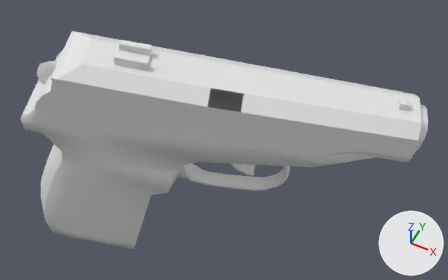
The OBJ model Vertex_Animation_Compiler/Assets/Makarov_Pistol_Draw44.obj as it was, and as the next commit left it.
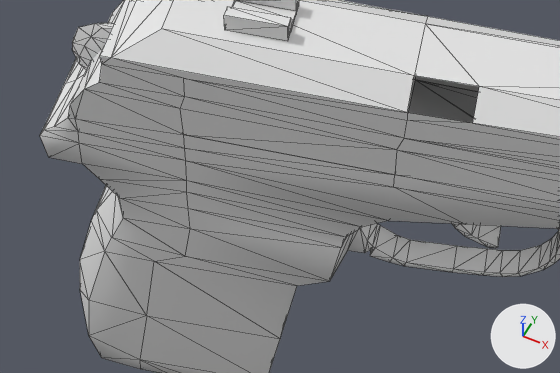
Each version is shown whole from a 50 mm lens placed at (0.4751, -0.1665, 0.0874), pointed at (0.3966, -0.0095, -0.1088), then close up on the part from 0% to 64% of the width and 18% to 86% of the height. Lighting does not change. The marker at lower right points along +X, +Y and +Z. The close-ups show mesh edges as thin lines. Where no turn or scale is listed for an object, it has been applied to the vertices.

The older version as bpy lines, for what is in view:
```python
me_rest_of_the_gun_sphere = bpy.data.meshes.new('Rest_of_the_gun_Sphere')
me_rest_of_the_gun_sphere.from_pydata(...)  # 272 vertices, 519 faces; spans x 0.316..0.473, y -0.054..0.013, z -0.175..-0.068
me_top_slider_001_sphere_002 = bpy.data.meshes.new('Top_Slider.001_Sphere.002')
me_top_slider_001_sphere_002.from_pydata(...)  # 31 vertices, 42 faces, 1 loose edge; spans x 0.3324..0.3481, y -0.0517..-0.0278, z -0.0788..-0.0637
me_top_slider_sphere_001 = bpy.data.meshes.new('Top_Slider_Sphere.001')
me_top_slider_sphere_001.from_pydata(...)  # 127 vertices, 227 faces; spans x 0.331..0.4718, y -0.0521..0.0152, z -0.0929..-0.0544
ob_rest_of_the_gun_sphere = bpy.data.objects.new('Rest_of_the_gun_Sphere', me_rest_of_the_gun_sphere)
ob_rest_of_the_gun_sphere.location = (0.0, 0.0, 0.0)
ob_top_slider_001_sphere_002 = bpy.data.objects.new('Top_Slider.001_Sphere.002', me_top_slider_001_sphere_002)
ob_top_slider_001_sphere_002.location = (0.0, 0.0, 0.0)
ob_top_slider_sphere_001 = bpy.data.objects.new('Top_Slider_Sphere.001', me_top_slider_sphere_001)
ob_top_slider_sphere_001.location = (0.0, 0.0, 0.0)
```
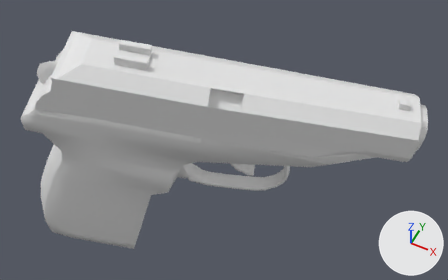
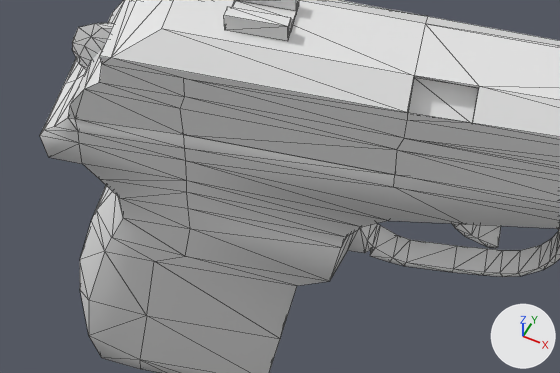
What differs and where, as boxes (x1, y1, x2, y2) in the close-ups (560 x 373 px):
part 1 of me_top_slider_sphere_001, added
    after: (407, 76, 479, 123)

The change in detail:
me_top_slider_sphere_001 is used by ob_top_slider_sphere_001; location (0.0, 0.0, 0.0).
me_top_slider_sphere_001 had 127 vertices, 227 faces and spanned x 0.331..0.4718, y -0.0521..0.0152, z -0.0929..-0.0544.
me_top_slider_sphere_001 now has 131 vertices, 237 faces and spans x 0.331..0.4718, y -0.0521..0.0152, z -0.0929..-0.0544.
Part 1, on me_top_slider_sphere_001:
4 vertices are added at (0.4111, -0.0257, -0.071), (0.4001, -0.0296, -0.0697), (0.41, -0.0207, -0.0667), (0.3989, -0.0246, -0.0655).
10 new faces join them.
